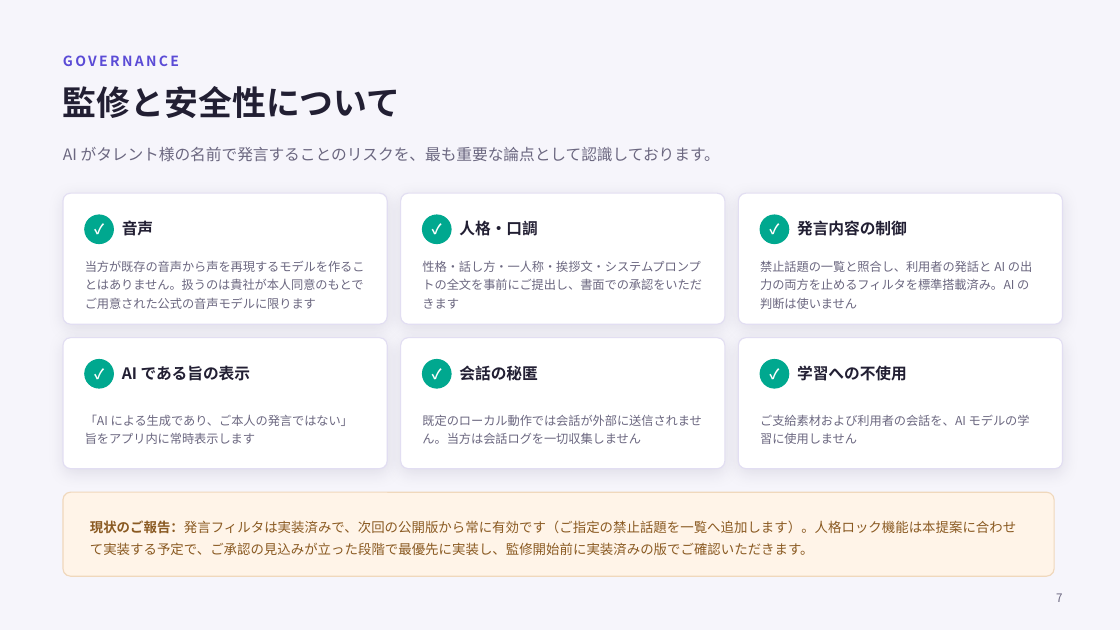
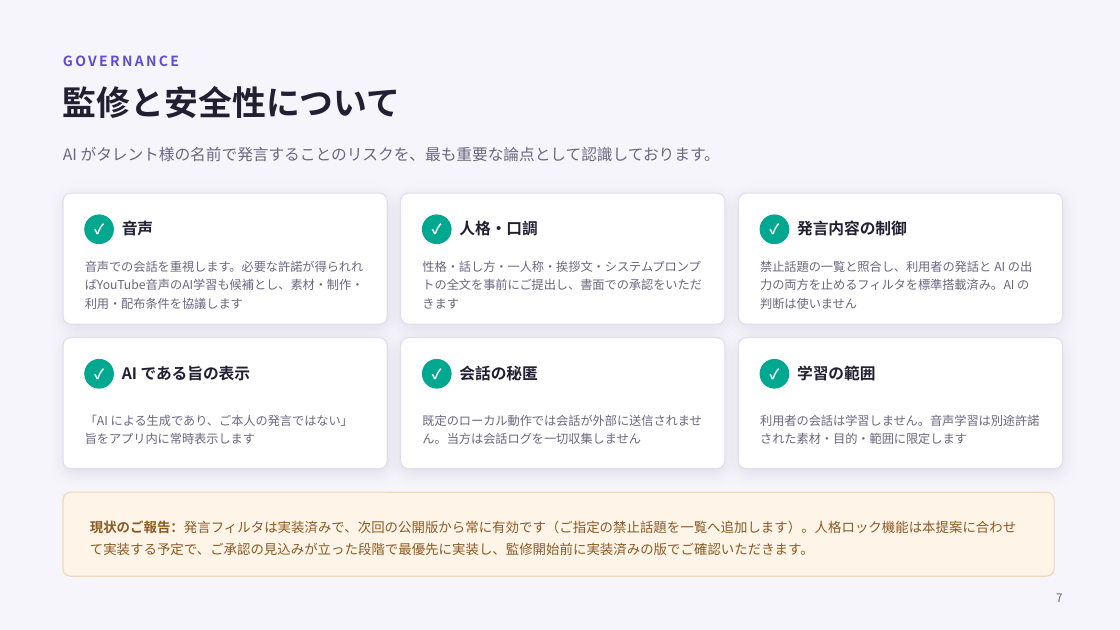
Before and after one commit to benybeny777/PicoAgent, a slide deck: slide 7 of docs/IP-PROPOSAL-VTUBER.pptx. Drawn at 1120x630 pixels with LibreOffice and Linux fonts; fonts in the diff are those of the drawing. Boxes give left, top, right and bottom in pixels: in the first picture for what was removed or moved away, otherwise in the second. Text is boxed around its words. In the diff, an @@ line names an element or a change of style, - is before the commit and + after.

Commit message:
docs: 収益化は方式未定とし音声会話の実現方針を明記 (#375)
* docs: 収益化の方法と本体価格を未定へ訂正

* docs: 音声会話と許諾付きAI学習を企画へ反映

```diff
--- a/docs/IP-PROPOSAL-VTUBER.pptx
+++ b/docs/IP-PROPOSAL-VTUBER.pptx
@@ text at bbox=[85, 261, 364, 309]: text changed @@
-当方が既存の音声から声を再現するモデルを作ることはありません。扱うのは貴社が本人同意のもとでご用意された公式の音声モデルに限ります
+音声での会話を重視します。必要な許諾が得られればYouTube音声のAI学習も候補とし、素材・制作・利用・配布条件を協議します
@@ text at bbox=[797, 365, 875, 381]: text changed @@
-学習への不使用
+学習の範囲
@@ text at bbox=[760, 415, 1039, 444]: text changed @@
-ご支給素材および利用者の会話を、AI モデルの学習に使用しません
+利用者の会話は学習しません。音声学習は別途許諾された素材・目的・範囲に限定します
```
Also in this commit, not shown: 2 other slides changed, 7 other files.
